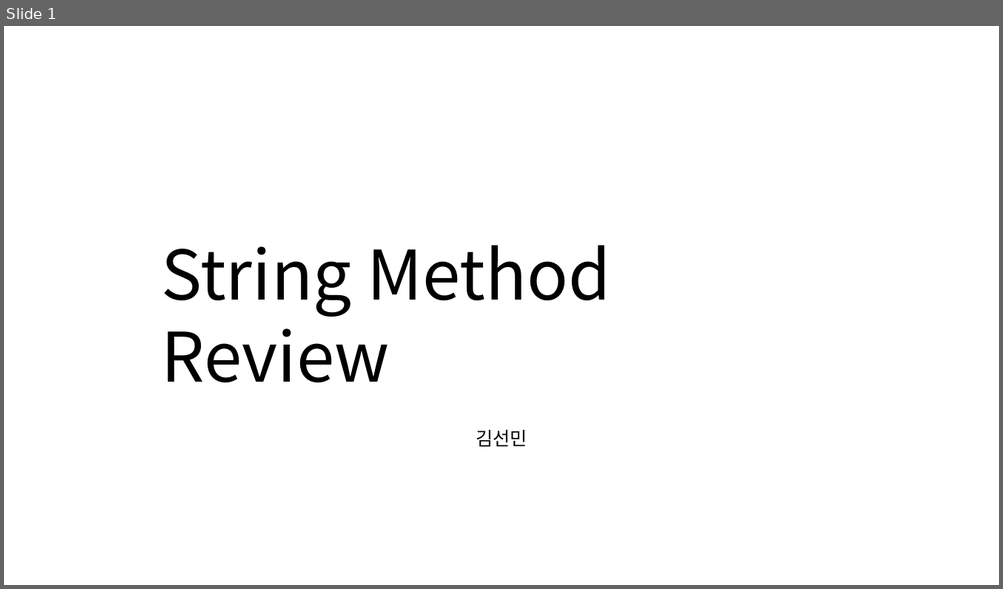
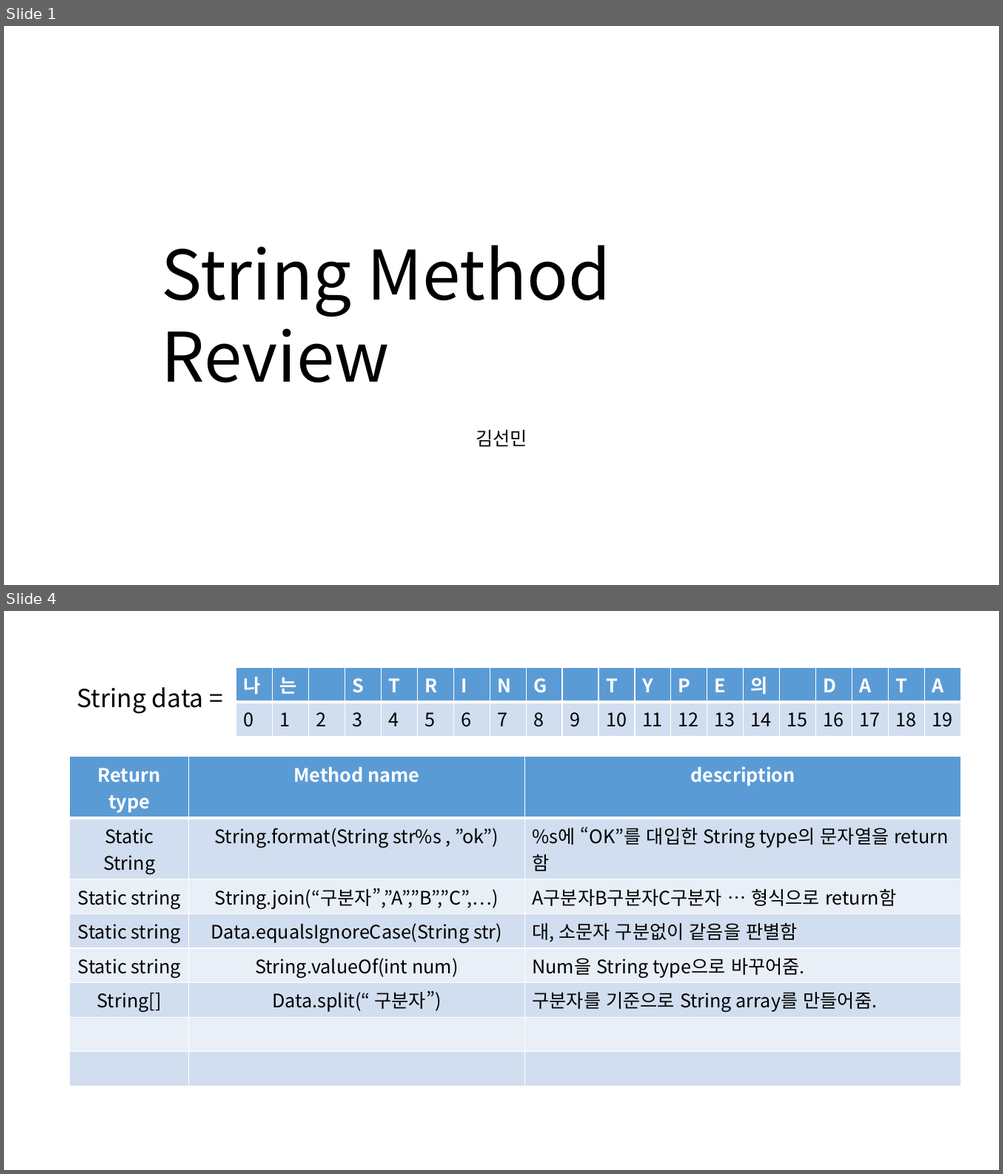
Before and after one commit to appleater7/osf-studygroup, a slide deck: src/study/String_Method_review.pptx. Shown one above the other, each under a label of ours: slide 1 before the commit, slides 1 and 4 after it; the slides between them are not shown. The pictures are 1003x589 and 1003x1174 pixels, drawn with LibreOffice and Linux fonts; fonts in the diff are those of the drawing. Boxes give left, top, right and bottom in pixels: in the first picture for what was removed or moved away, otherwise in the second. Text is boxed around its words. In the diff, an @@ line names an element or a change of style, - is before the commit and + after.

```diff
--- a/src/study/String_Method_review.pptx
+++ b/src/study/String_Method_review.pptx
@@ slide 4 added at (4, 611, 999, 1170), background #FFFFFF @@
@@ table added at (236, 668, 967, 730), 2 rows, 20 columns @@
+나 | 는 |  | S | T | R | I | N | G |  | T | Y | P | E | 의 |  | D | A | T | A
+0 | 1 | 2 | 3 | 4 | 5 | 6 | 7 | 8 | 9 | 10 | 11 | 12 | 13 | 14 | 15 | 16 | 17 | 18 | 19
@@ text added at (77, 687, 204, 714), 24 pt, text #000000 @@
+String data =
@@ table added at (70, 757, 961, 1042), 8 rows, 3 columns @@
+Return type | Method name | description
+Static String | String.format(String str%s , ”ok”) | %s에 “OK”를 대입한 String type의 문자열을 return함
+Static string | String.join(“구분자”,”A”,”B”,”C”,…) | A구분자B구분자C구분자 … 형식으로 return함
+Static string | Data.equalsIgnoreCase(String str) | 대, 소문자 구분없이 같음을 판별함
+Static string | String.valueOf(int num) | Num을 String type으로 바꾸어줌.
+String[] | Data.split(“ 구분자”) | 구분자를 기준으로 String array를 만들어줌.
+ |  | 
+ |  | 
```
Also in this commit, not shown: 2 other slides added, 7 slides removed.
